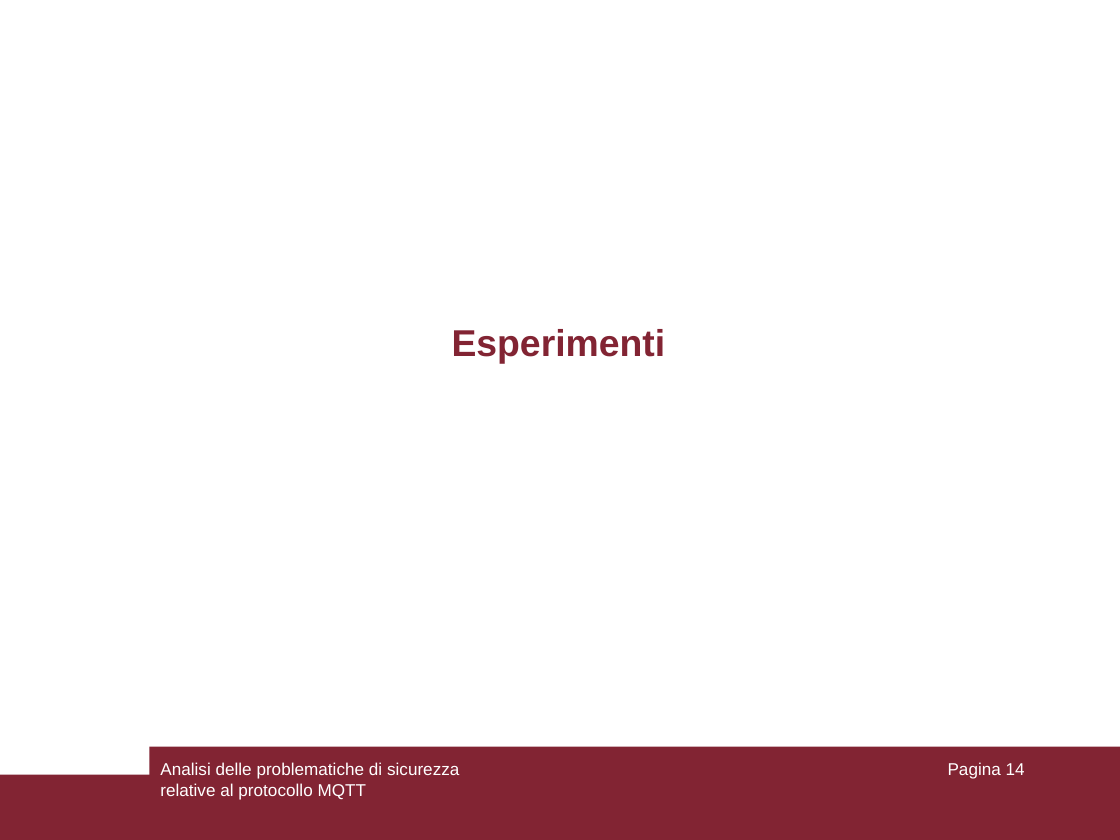
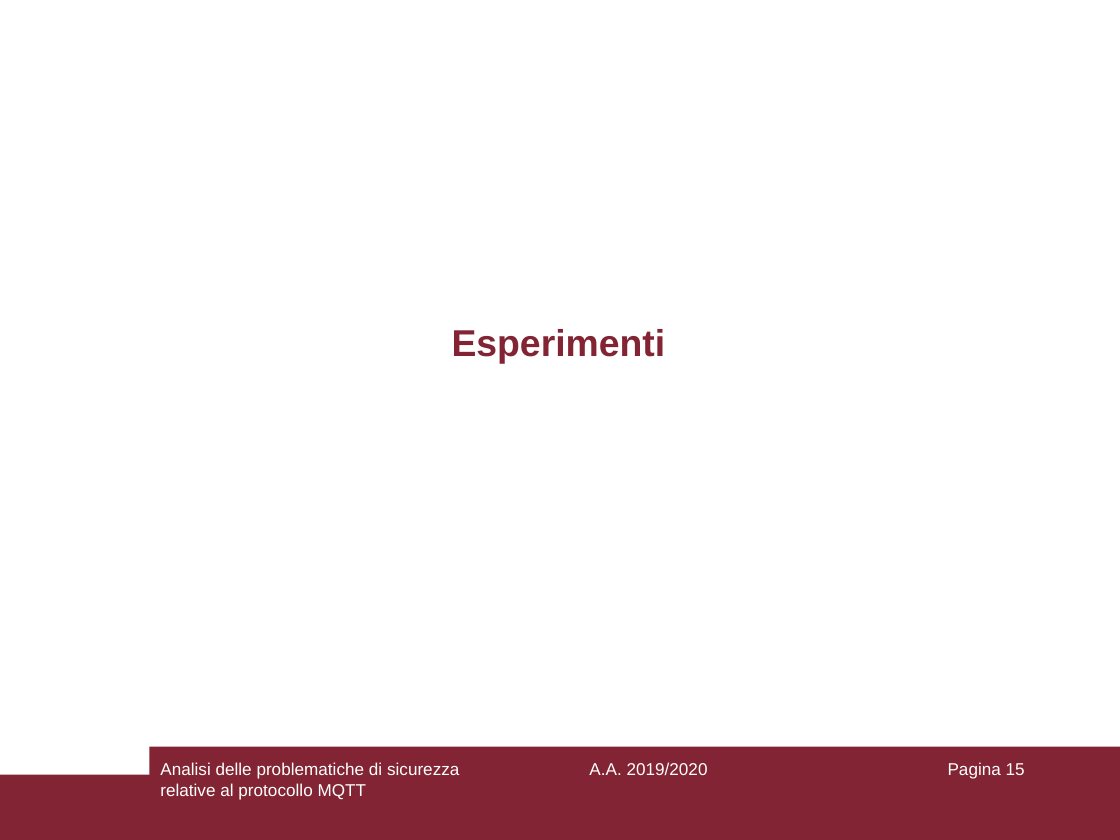
Before and after one commit to aedoardo/bachelor-degree-thesis, a slide deck: slide 15 of slides/Presentazione.ppt (slide 14 before the commit). Drawn at 1120x840 pixels with LibreOffice and Linux fonts; fonts in the diff are those of the drawing. Boxes give left, top, right and bottom in pixels: in the first picture for what was removed or moved away, otherwise in the second. Text is boxed around its words. In the diff, an @@ line names an element or a change of style, - is before the commit and + after.

```diff
--- a/slides/Presentazione.ppt
+++ b/slides/Presentazione.ppt
@@ text added at bbox=[589, 762, 708, 775], 11 pt, text #FFFFFF @@
+A.A. 2019/2020
@@ page number at bbox=[948, 762, 1025, 779]: text changed @@
-Pagina 14
+Pagina 15
```
Also in this commit, not shown: 7 other slides changed, 3 slides added, 1 other file.
